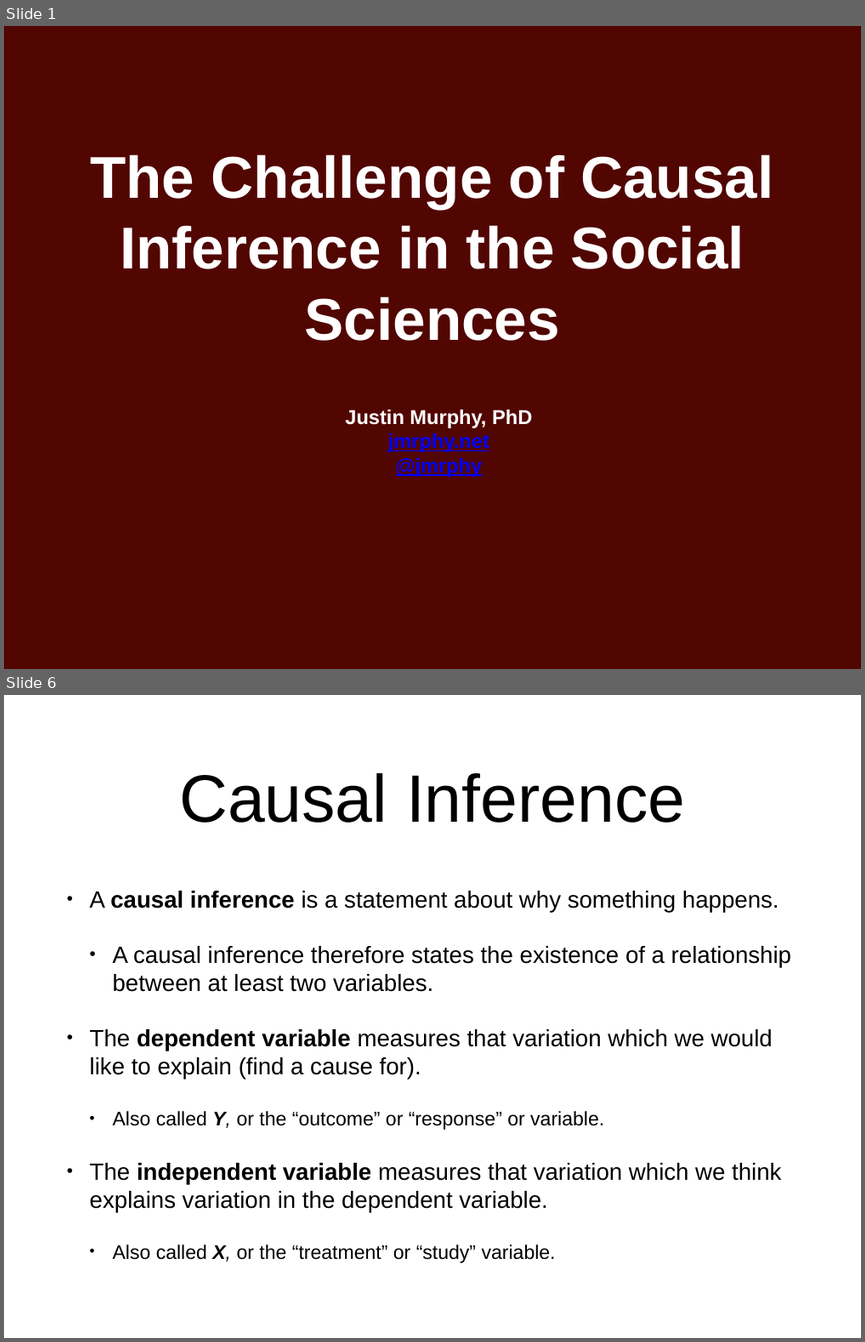
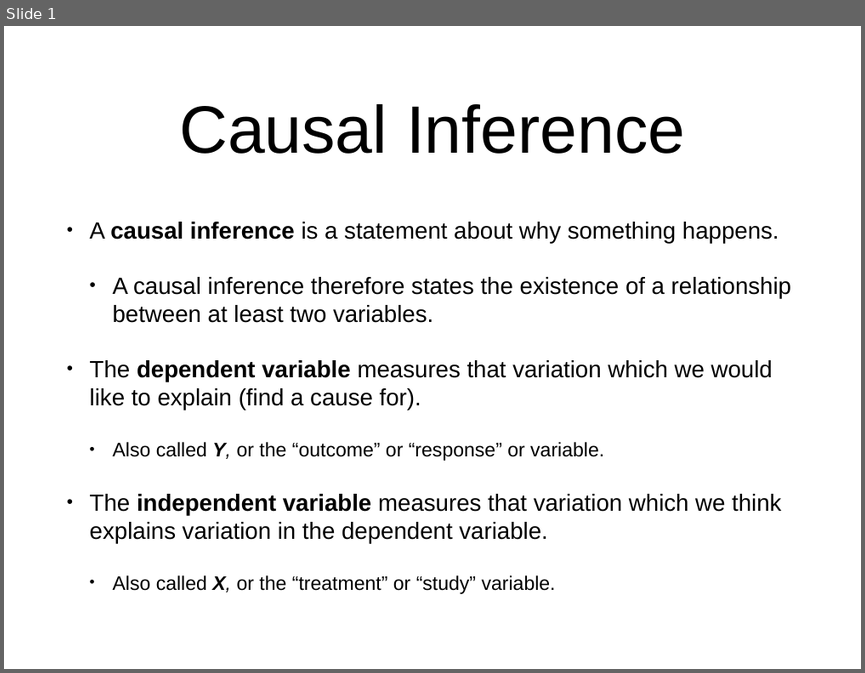
Before and after one commit to jmrphy/political_inquiry, a slide deck: materials/challenge_of_inference/challenge_of_inference.pptx. Shown one above the other, each under a label of ours: slides 1 and 6 before the commit, slide 1 after it; the slides between them are not shown. The pictures are 865x1342 and 865x673 pixels, drawn with LibreOffice and Linux fonts; fonts in the diff are those of the drawing. Boxes give left, top, right and bottom in pixels: in the first picture for what was removed or moved away, otherwise in the second. Text is boxed around its words. In the diff, an @@ line names an element or a change of style, - is before the commit and + after.

```diff
--- a/materials/challenge_of_inference/challenge_of_inference.pptx
+++ b/materials/challenge_of_inference/challenge_of_inference.pptx
@@ slide 1 removed at (4, 26, 861, 669), background #510602 @@
@@ title removed at (90, 154, 773, 340) @@
-The Challenge of Causal Inference in the Social Sciences
@@ text removed at (345, 409, 532, 476) @@
-Justin Murphy, PhD
-jmrphy.net
-@jmrphy
@@ what was slide 6 is now slide 1 @@
```
Also in this commit, not shown: 4 other slides removed, 17 other files.
